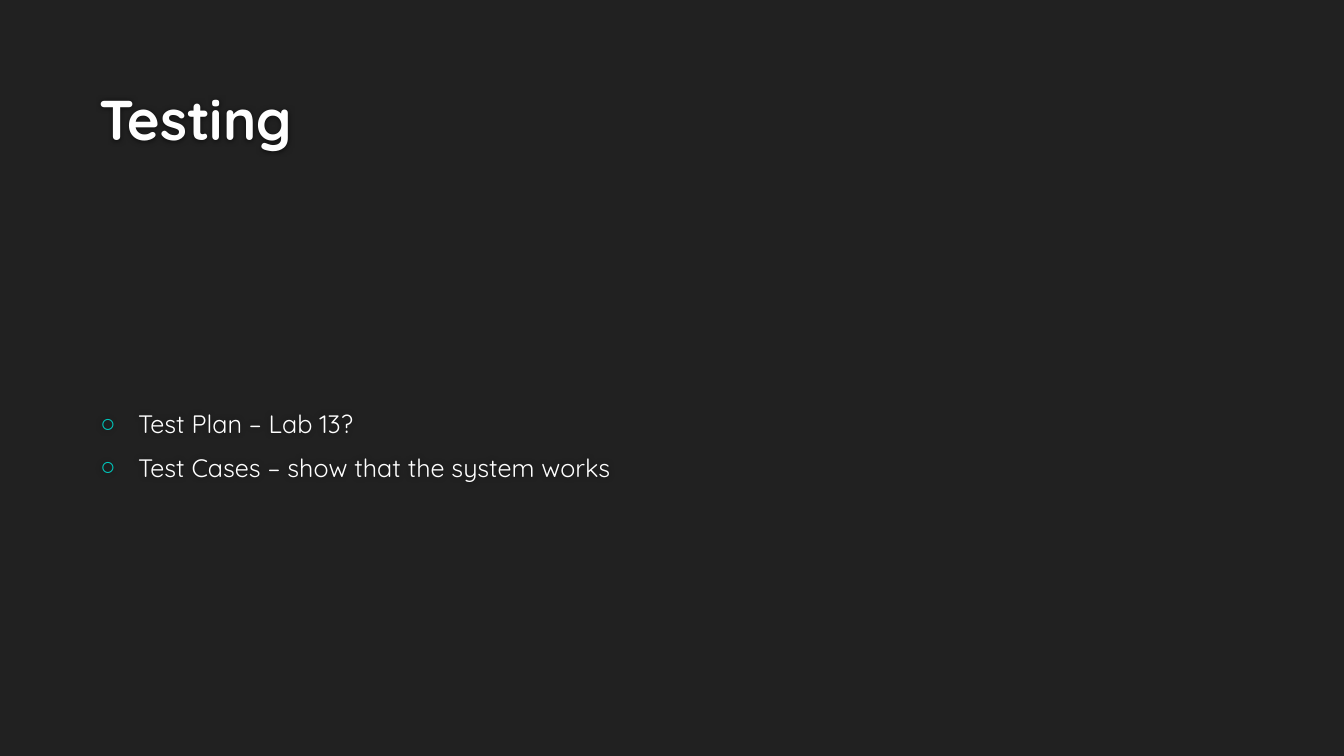
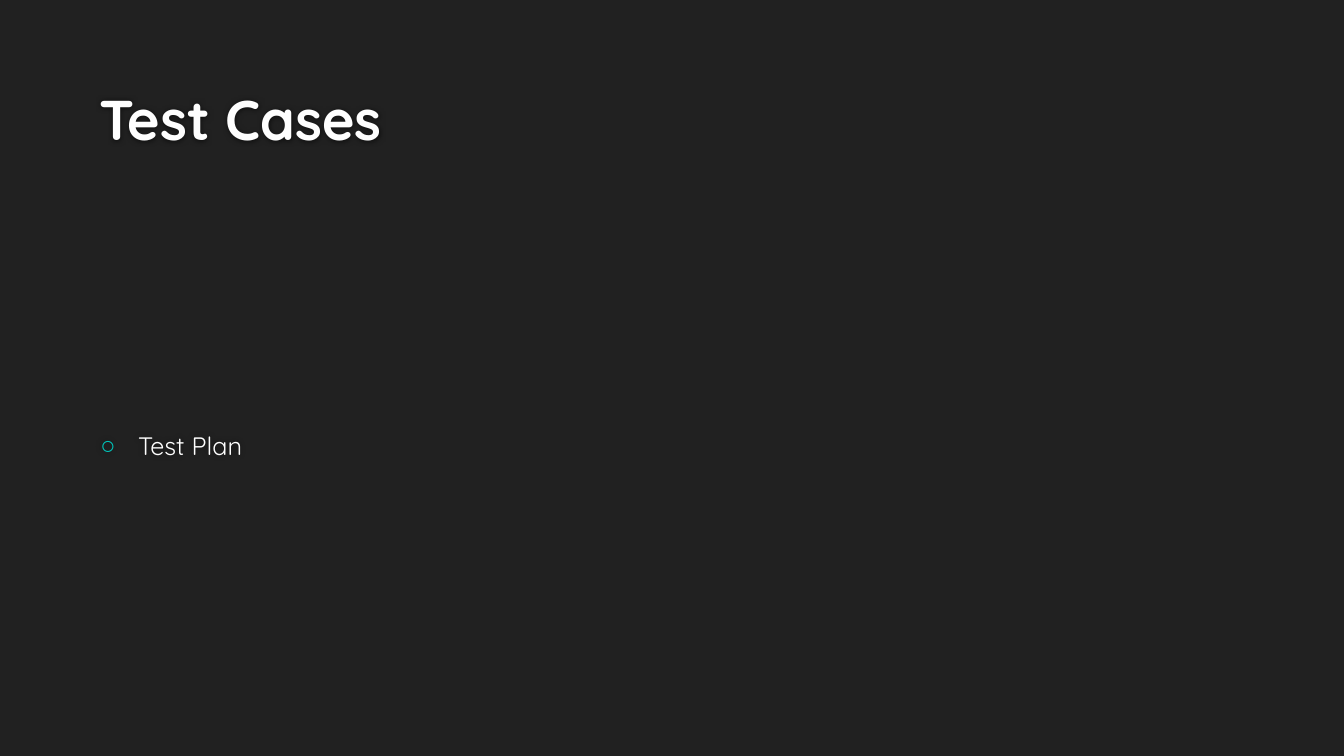
Before and after one commit to Fastwatch/FastWatch361, a slide deck: slide 6 of Artifacts/Presentation/Fastwatch.pptx. Drawn at 1344x756 pixels with LibreOffice and Linux fonts; fonts in the diff are those of the drawing; background and template pictures are left out. Boxes give left, top, right and bottom in pixels: in the first picture for what was removed or moved away, otherwise in the second. Text is boxed around its words. In the diff, an @@ line names an element or a change of style, - is before the commit and + after.

```diff
--- a/Artifacts/Presentation/Fastwatch.pptx
+++ b/Artifacts/Presentation/Fastwatch.pptx
@@ title at [99,100,382,141]: text changed @@
-Testing
+Test Cases
@@ text at [138,436,243,456]: text changed @@
-○ Test Plan – Lab 13?
-○ Test Cases – show that the system works
+○ Test Plan
```
Also in this commit, not shown: 3 other slides changed, 2 slides added, 3 slides removed, 3 other files.
